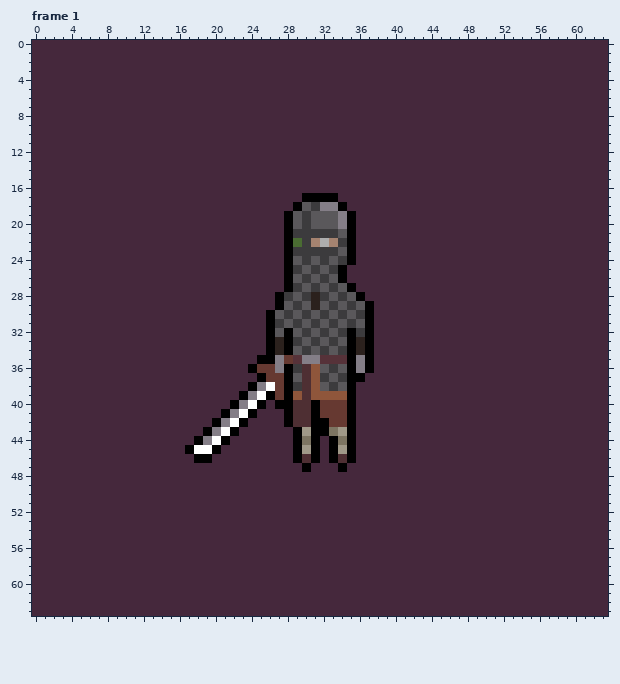
One commit to this pixel-art file: assets/aseprite/human/human_idle.ase. The first picture shows the starting point.
64x64 pixels, 4 frames. Shown: frame 1. The commit also changed other frames, which this record leaves out.
New version:
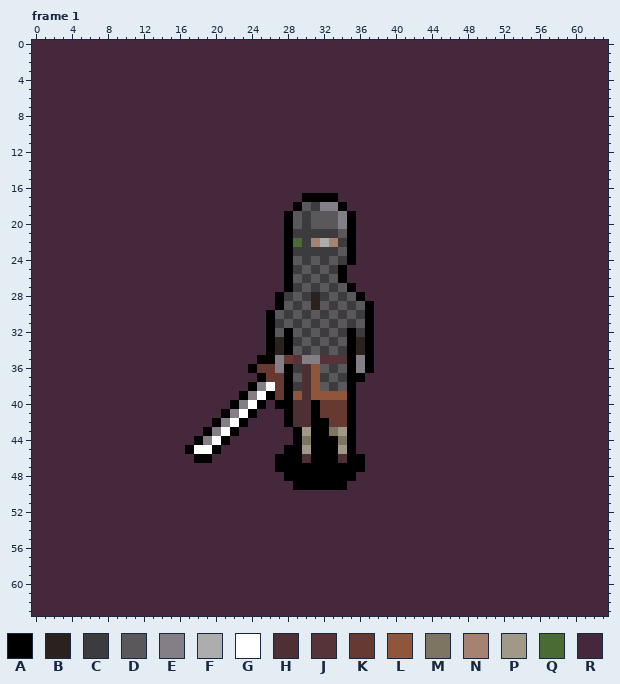
Palette (. is transparent): A #000000  B #2b211d  C #3c3b3d  D #5a585b  E #847e87  F #adadad  G #ffffff  H #4e2f33  J #563239  K #663931  L #8f563b  M #7d7562  N #a58370  P #a09988  Q #4a6c32  R #45283c
From old to new:
layer "shadow" added
--- frame 1, layer "shadow"
@@ x 25..38 @@
 43 RRRRAPAAMPARRR
-44 RRRRAMARAMARRR
-45 RRRRAPARAPARRR
-46 RRRRAHARAHARRR
-47 RRRRRARRRARRRR
-48 RRRRRRRRRRRRRR
-49 RRRRRRRRRRRRRR
+44 RRRRAMAAAMARRR
+45 RRRAAPAAAPARRR
+46 RRAAAHAAAHAARR
+47 RRAAAAAAAAAARR
+48 RRRAAAAAAAARRR
+49 RRRRAAAAAARRRR
 50 RRRRRRRRRRRRRR
Changed places in both pictures, as pixel boxes (x1, y1, x2, y2):
changed: (275, 436, 365, 490)
